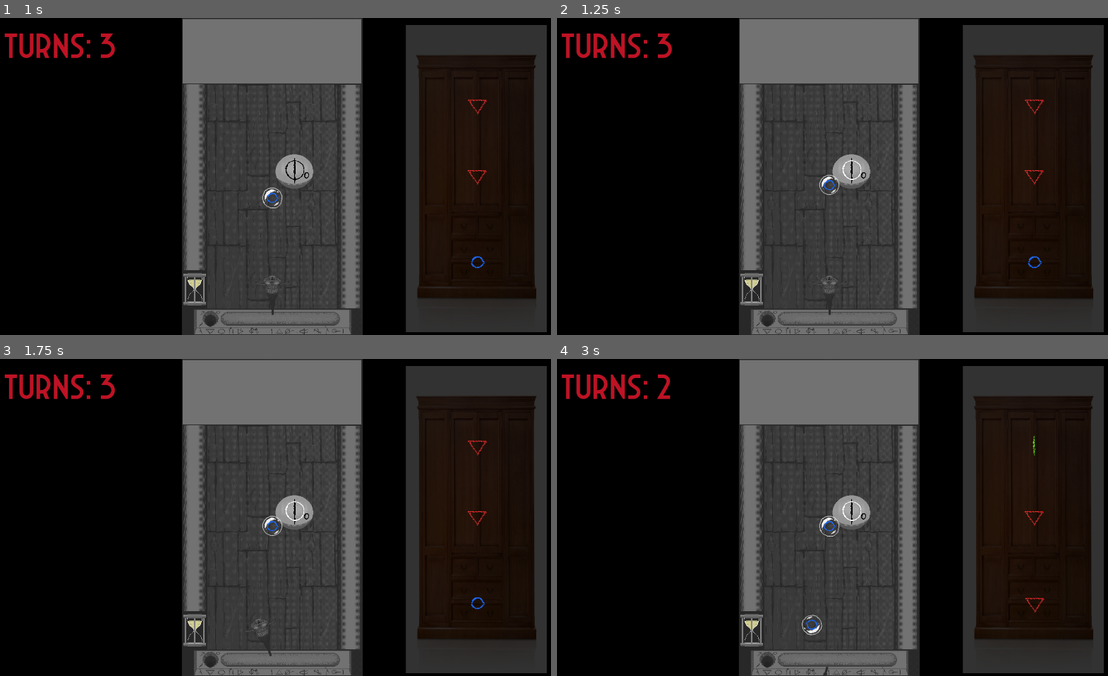
Above: before the commit, frames 1-4 (two rows, left to right).
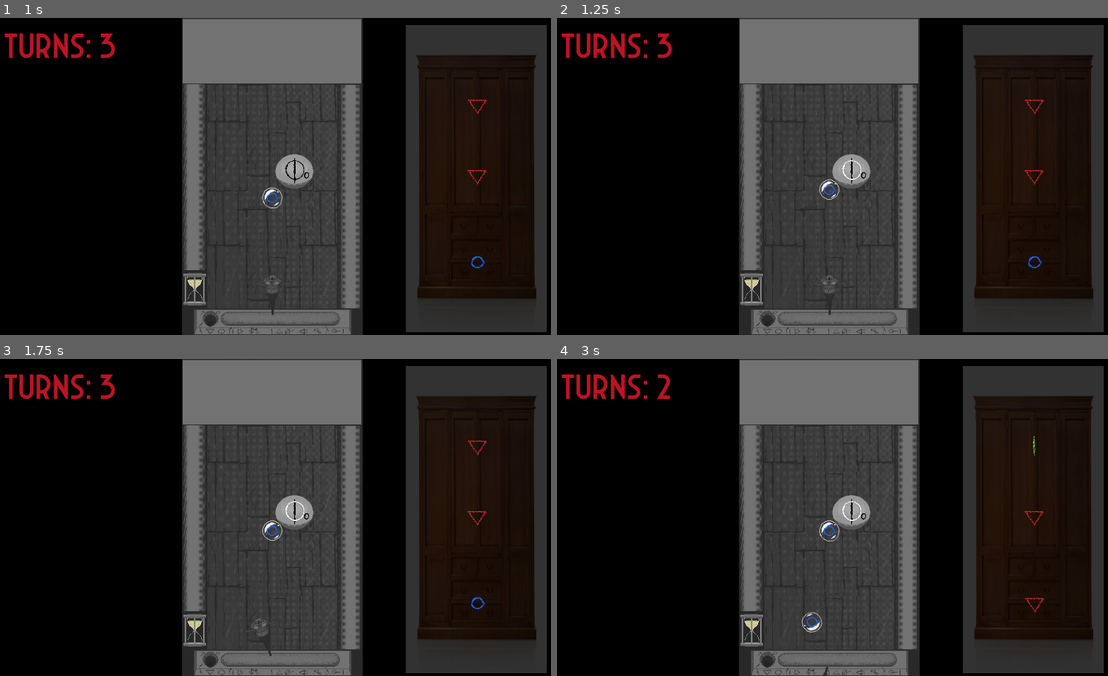
Above: after the commit, the same moments.

Repository: colton-o/bubblemancer
Game: Godot game, scene res://Levels/main.tscn
The game is run twice, just before and just after one commit, with the same random seed, the same clock (stepped at 60 frames per second) and the same inputs.
Inputs (mouse positions are in pixels of both pictures, inside the frame that each line leads up to):
- Up to frame 1 (1 s): tap Enter at 0.5 s; move the mouse to (396, 160) at 0.52 s; click (396, 160) at 0.6 s
- Up to frame 2 (1.25 s): no input
- Up to frame 3 (1.75 s): move the mouse to (159, 533) at 1.27 s; tap A (x_rot_neg) at 1.35 s
- Up to frame 4 (3 s): move the mouse to (887, 447) at 2.02 s; hold D (x_rot_pos) 2.03-2.78 s; move the mouse to (799, 580) at 2.77 s; click (799, 580) at 2.85 s

Frame 1 is identical in both runs. In frame 2, 0.1% of the frame differs, in the area x 47-52%, y 49-58%; in frame 3, 0.1%; in frame 4, 0.3%, in the area x 44-52%, y 49-88%.

Commit message:
Update Orb.tscn

Diff:
--- a/Objects/Orb.tscn
+++ b/Objects/Orb.tscn
@@ -57,6 +57,7 @@
 speed = 750
 
 [node name="CollisionShape2D" type="CollisionShape2D" parent="."]
+scale = Vector2(1.4, 1.4)
 shape = SubResource("CircleShape2D_4xb85")
 
 [node name="RuneSprite" type="Sprite2D" parent="."]
